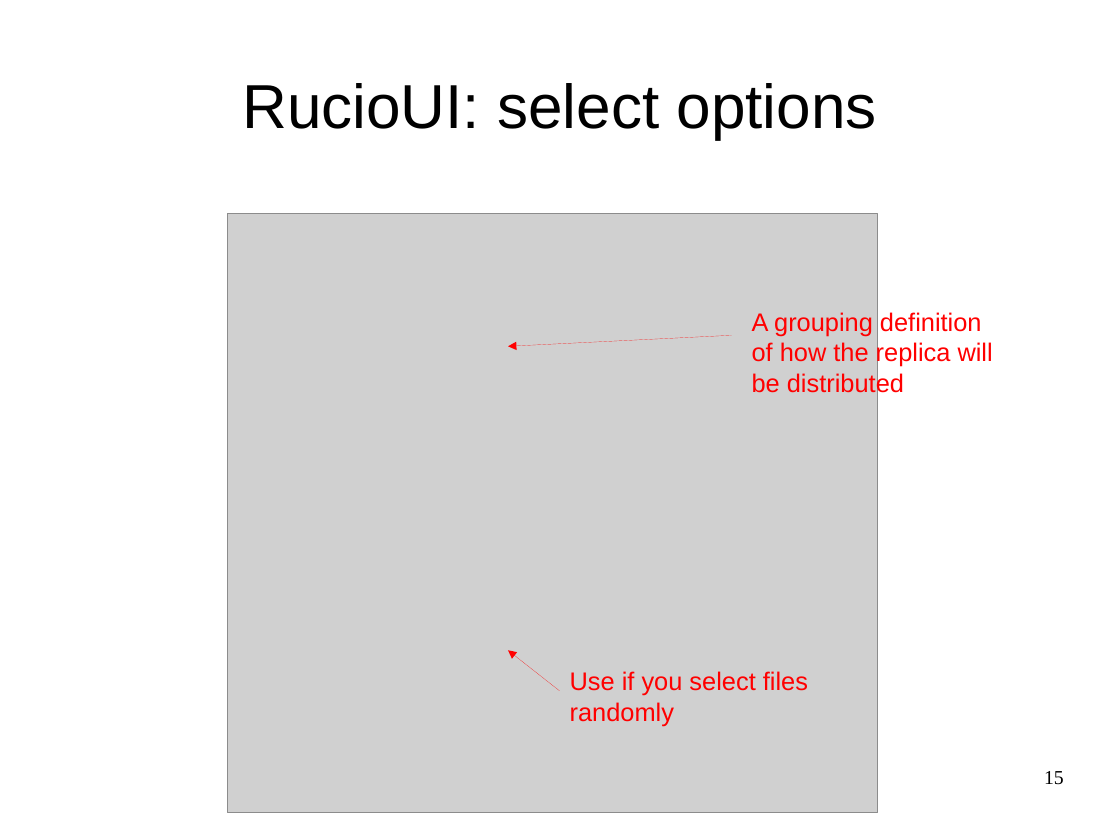
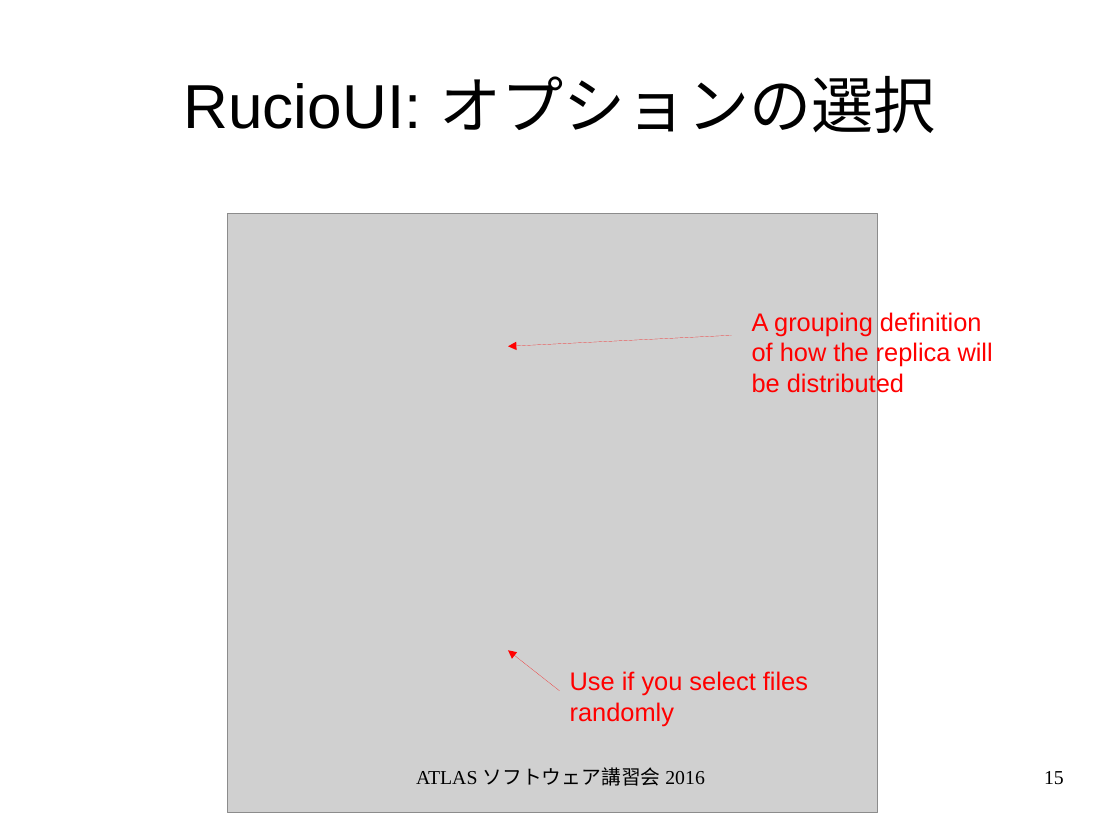
Before and after one commit to GenKawamura/2016-ATLAS-Japan-computing-tutorial, a slide deck: slide 15 of slides/odp/data_management.odp. Drawn at 1120x840 pixels with LibreOffice and Linux fonts; fonts in the diff are those of the drawing; grey boxes stand for pictures. Boxes give left, top, right and bottom in pixels: in the first picture for what was removed or moved away, otherwise in the second. Text is boxed around its words. In the diff, an @@ line names an element or a change of style, - is before the commit and + after.

```diff
--- a/slides/odp/data_management.odp
+++ b/slides/odp/data_management.odp
@@ title at <box>184,76,936,133</box>: text changed @@
-RucioUI: select options
+RucioUI: オプションの選択
@@ text added at <box>416,767,705,786</box>, 14 pt, text #000000 @@
+ATLAS ソフトウェア講習会 2016
```
Also in this commit, not shown: 14 other slides changed, 3 slides added, 3 slides removed, 8 other files.
